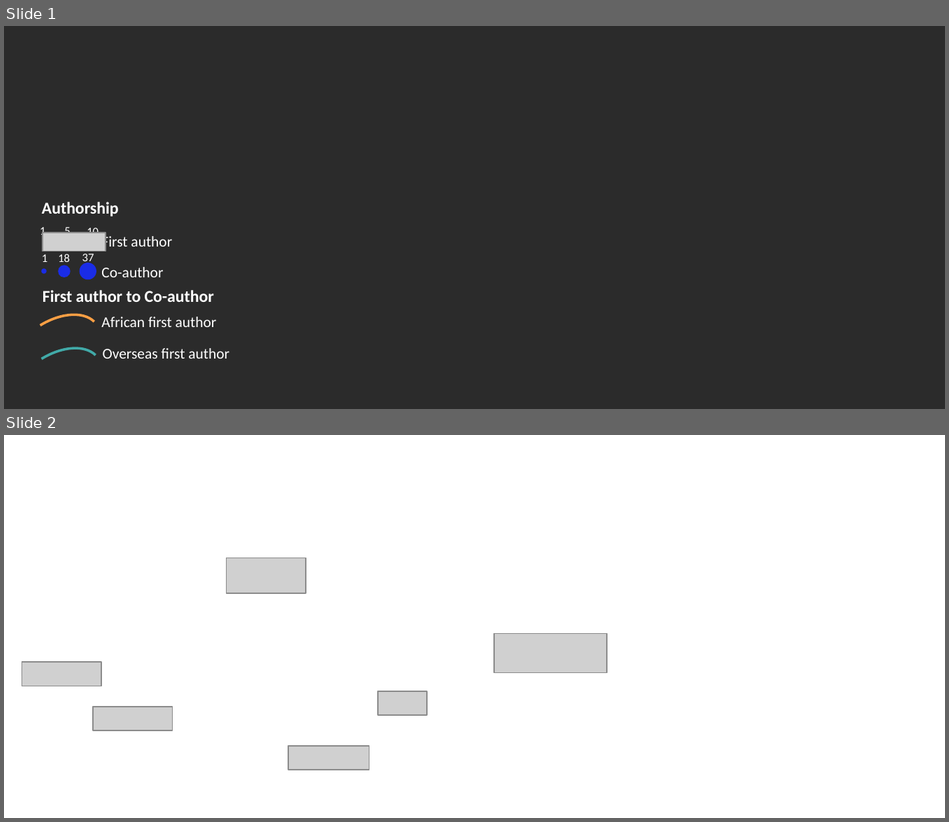
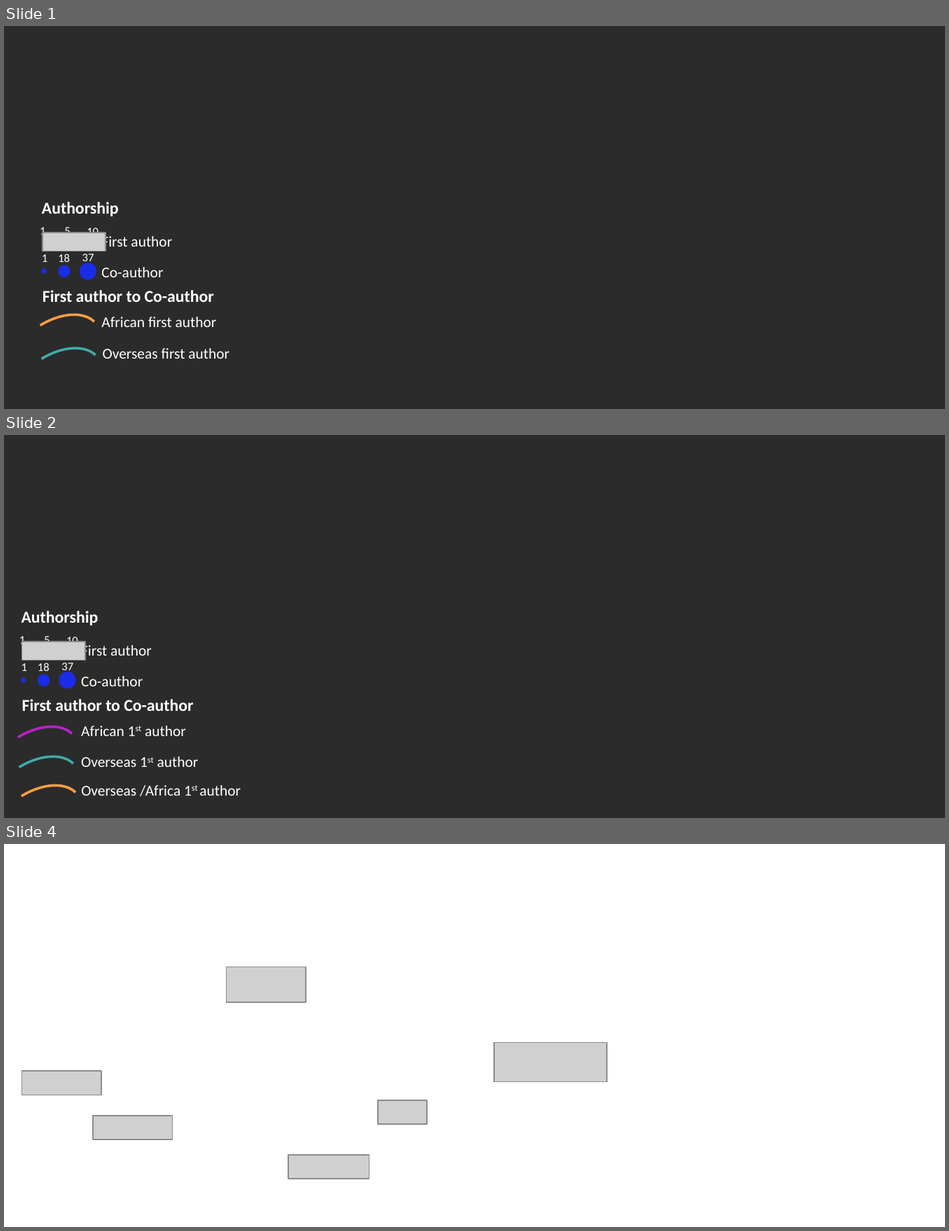
Before and after one commit to bravemaster3/AfricanFuture_ScenarioReview, a slide deck: powerpoint/network_map_editing.pptx. Shown one above the other, each under a label of ours: slides 1 and 2 before the commit, slides 1, 2 and 4 after it; the slides between them are not shown. The pictures are 949x822 and 949x1231 pixels, drawn with LibreOffice and Linux fonts; fonts in the diff are those of the drawing; grey boxes stand for pictures; background and template pictures are left out; a plain dark background stands for a picture behind light text. Boxes give left, top, right and bottom in pixels: in the first picture for what was removed or moved away, otherwise in the second. Text is boxed around its words. In the diff, an @@ line names an element or a change of style, - is before the commit and + after.

Commit message:
Edded new graphs
Bw. requested a network map with 3 classes (lead authors from Africa, lead authors from overseas, and lead authors affiliated both to Africa and overseas).
a copy of the code was made and edited to that purpose. The new graphs can also be found in the plot folder, with a new folder having figma edits to add a comprehensive legend, with or without the country counts cercles.

```diff
--- a/powerpoint/network_map_editing.pptx
+++ b/powerpoint/network_map_editing.pptx
@@ slide 2 added at (4, 435, 945, 818), background picture (left out) @@
@@ text added at (22, 611, 98, 625), 10 pt, text #FFFFFF, bold @@
+Authorship
@@ text added at (19, 636, 25, 647), 7 pt, text #FFFFFF @@
+1
@@ picture added at (22, 641, 86, 660) @@
@@ text added at (44, 634, 50, 646), 7 pt, text #FFFFFF @@
+5
@@ text added at (66, 635, 78, 647), 7 pt, text #FFFFFF @@
+10
@@ text added at (81, 643, 152, 660), 9 pt, text #FFFFFF @@
+First author
@@ text added at (22, 663, 27, 671), 7 pt, text #FFFFFF @@
+1
@@ text added at (38, 662, 50, 671), 7 pt, text #FFFFFF @@
+18
@@ text added at (61, 662, 73, 674), 7 pt, text #FFFFFF @@
+37
@@ ellipse added at (21, 677, 26, 682), fill #1A2CE6 @@
@@ ellipse added at (38, 674, 50, 686), fill #1A2CE6 @@
@@ ellipse added at (59, 672, 76, 688), fill #1A2CE6 @@
@@ text added at (81, 676, 143, 686), 9 pt, text #FFFFFF @@
+Co-author
@@ text added at (22, 699, 193, 711), 10 pt, text #FFFFFF, bold @@
+First author to Co-author
@@ arc (boxed as its full ellipse) added at (4, 711, 91, 814), outline #BA21C9 1.5 pt @@
@@ text added at (81, 725, 186, 736), 9 pt, text #FFFFFF @@
+African 1st author
@@ arc (boxed as its full ellipse) added at (4, 742, 92, 818), outline #4DECEA 1.5 pt @@
@@ arc (boxed as its full ellipse) added at (4, 770, 94, 818), outline #FA9F44 1.5 pt @@
@@ text added at (81, 756, 199, 767), 9 pt, text #FFFFFF @@
+Overseas 1st author
@@ text added at (81, 785, 241, 796), 9 pt, text #FFFFFF @@
+Overseas /Africa 1st author
@@ what was slide 2 is now slide 4 @@
```
Also in this commit, not shown: 1 other slide added, 15 other files.
